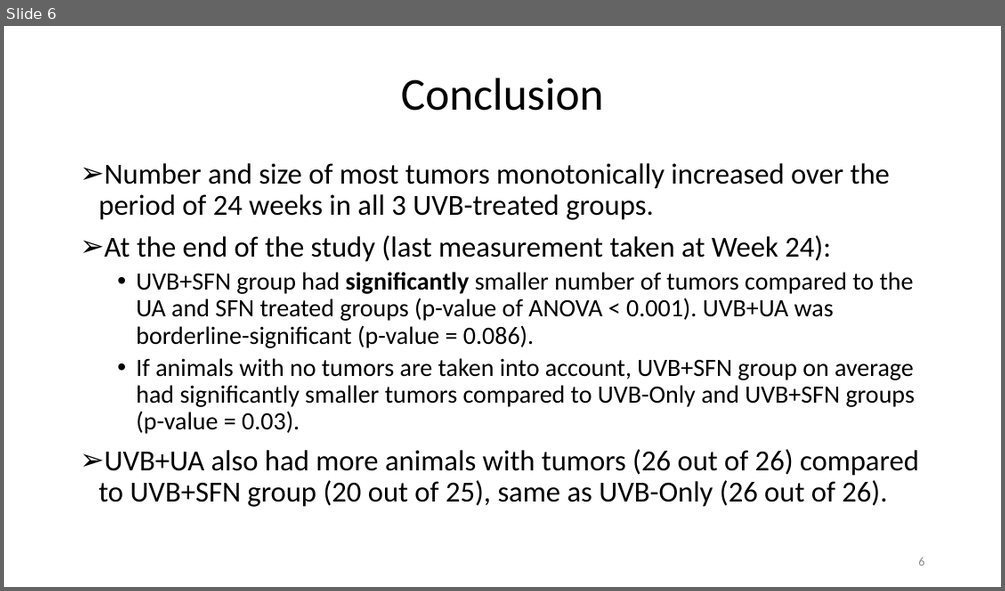
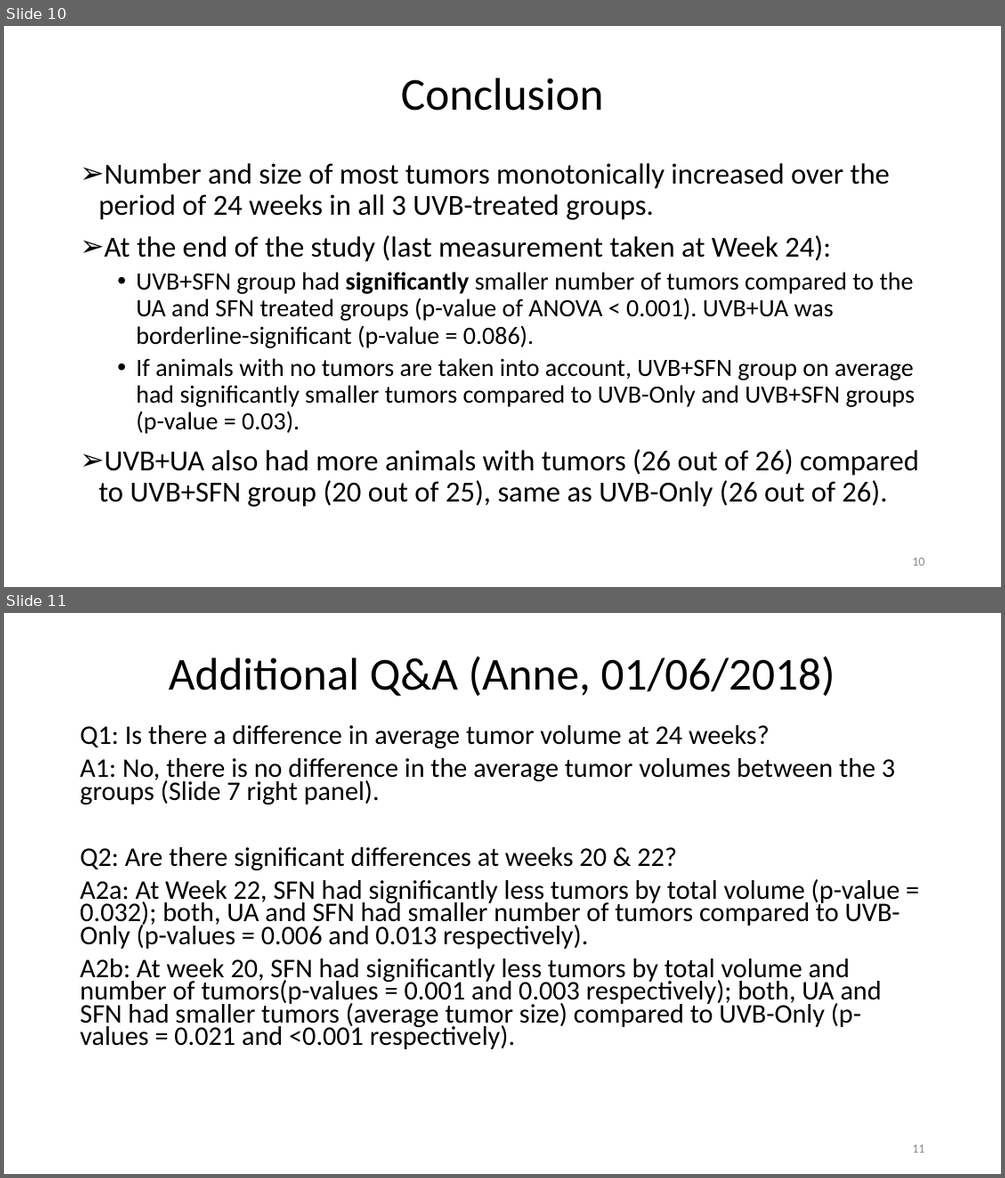
Before and after one commit to KongLabRUSP/skin.uvb, a slide deck: docs/skin_uvb_tumors_v1.pptx. Shown one above the other, each under a label of ours: slide 6 before the commit, slides 10 and 11 after it. The pictures are 1005x591 and 1005x1178 pixels, drawn with LibreOffice and Linux fonts; fonts in the diff are those of the drawing. Boxes give left, top, right and bottom in pixels: in the first picture for what was removed or moved away, otherwise in the second. Text is boxed around its words. In the diff, an @@ line names an element or a change of style, - is before the commit and + after.

Commit message:
Added analysis for weeks 20 and 22

```diff
--- a/docs/skin_uvb_tumors_v1.pptx
+++ b/docs/skin_uvb_tumors_v1.pptx
@@ slide 11 added at [4, 613, 1001, 1174], background #FFFFFF @@
@@ title added at [169, 656, 835, 696], 44 pt, text #000000 @@
+Additional Q&A (Anne, 01/06/2018)
@@ text added at [80, 725, 900, 1049], 25.9 pt, text #000000 @@
+Q1: Is there a difference in average tumor volume at 24 weeks?
+A1: No, there is no difference in the average tumor volumes between the 3 groups (Slide 7 right panel).
+Q2: Are there significant differences at weeks 20 & 22?
+A2a: At Week 22, SFN had significantly less tumors by total volume (p-value = 0.032); both, UA and SFN had smaller number of tumors compared to UVB-Only (p-values = 0.006 and 0.013 respectively).
+A2b: At week 20, SFN had significantly less tumors by total volume and number of tumors(p-values = 0.001 and 0.003 respectively); both, UA and SFN had smaller tumors (average tumor size) compared to UVB-Only (p-values = 0.021 and <0.001 respectively).
@@ page number added at [912, 1144, 924, 1152], 12 pt, text #8C8C8C @@
+11
@@ what was slide 6 is now slide 10 @@
@@ page number at [912, 557, 924, 565]: text changed @@
-6
+10
```
Also in this commit, not shown: 3 slides changed, 4 other slides added, 4 other files.
